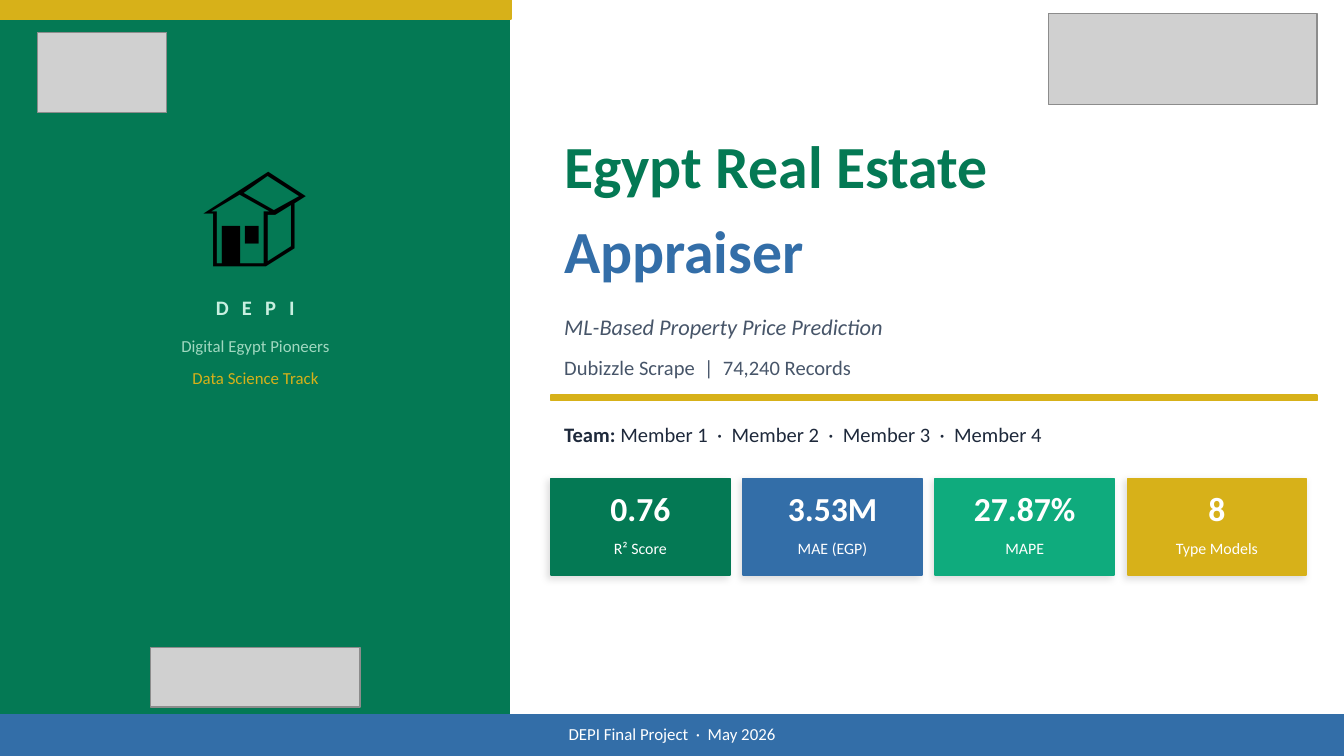
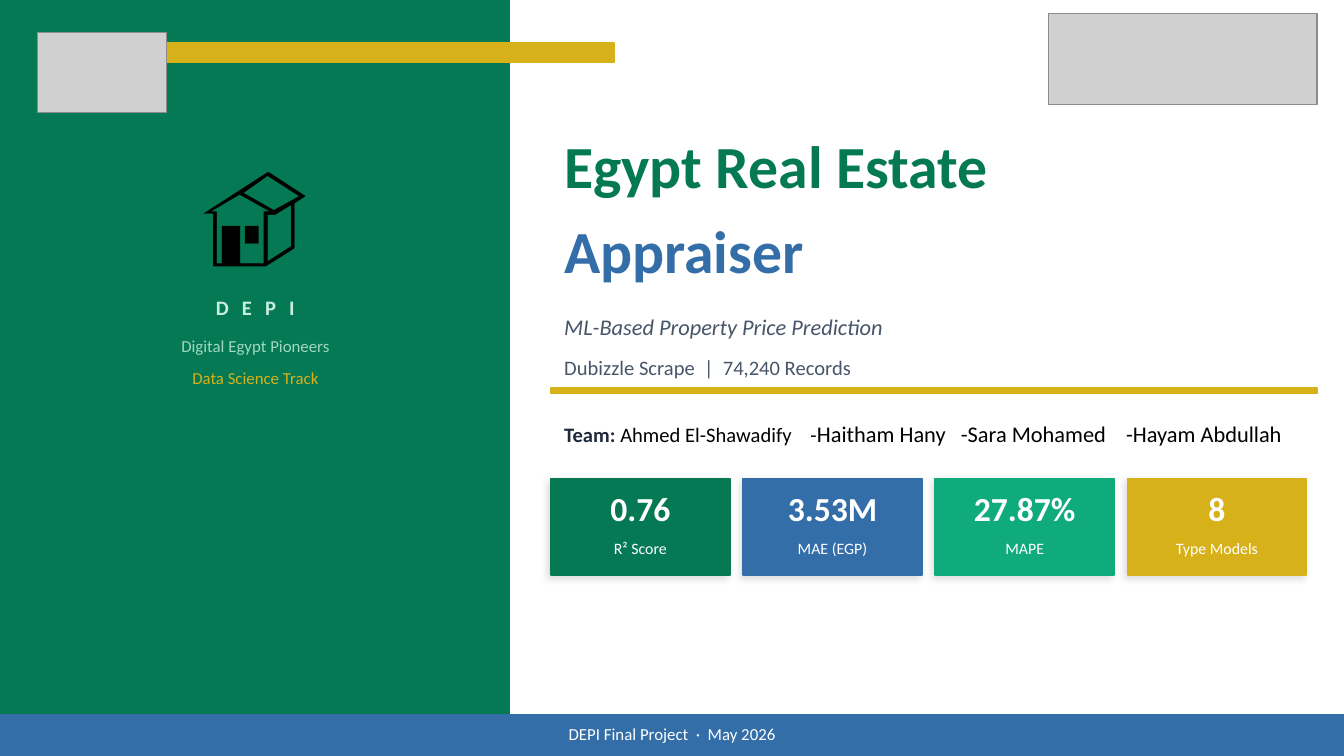
Before and after one commit to nhahub/NHA-4-032, a slide deck: slide 1 of Egypt_RE_Presentation_Final_v2.pptx. Drawn at 1344x756 pixels with LibreOffice and Linux fonts; fonts in the diff are those of the drawing; grey boxes stand for pictures. Boxes give left, top, right and bottom in pixels: in the first picture for what was removed or moved away, otherwise in the second. Text is boxed around its words. In the diff, an @@ line names an element or a change of style, - is before the commit and + after.

```diff
--- a/Egypt_RE_Presentation_Final_v2.pptx
+++ b/Egypt_RE_Presentation_Final_v2.pptx
@@ rectangle: place and size @@
-rectangle at <box>0,0,511,19</box>
+rectangle at <box>103,43,614,62</box>
@@ rectangle: place and size @@
-rectangle at <box>551,395,1317,401</box>
+rectangle at <box>551,388,1317,394</box>
@@ text at <box>564,426,1282,446</box>: text changed; size 11 to 12 pt; text colour #1E293B to #000000 @@
-Team: Member 1 · Member 2 · Member 3 · Member 4
+Team: Ahmed El-Shawadify -Haitham Hany -Sara Mohamed -Hayam Abdullah
@@ picture removed at <box>151,648,360,707</box> @@
```
Also in this commit, not shown: 19 other slides changed, 1 other file.
